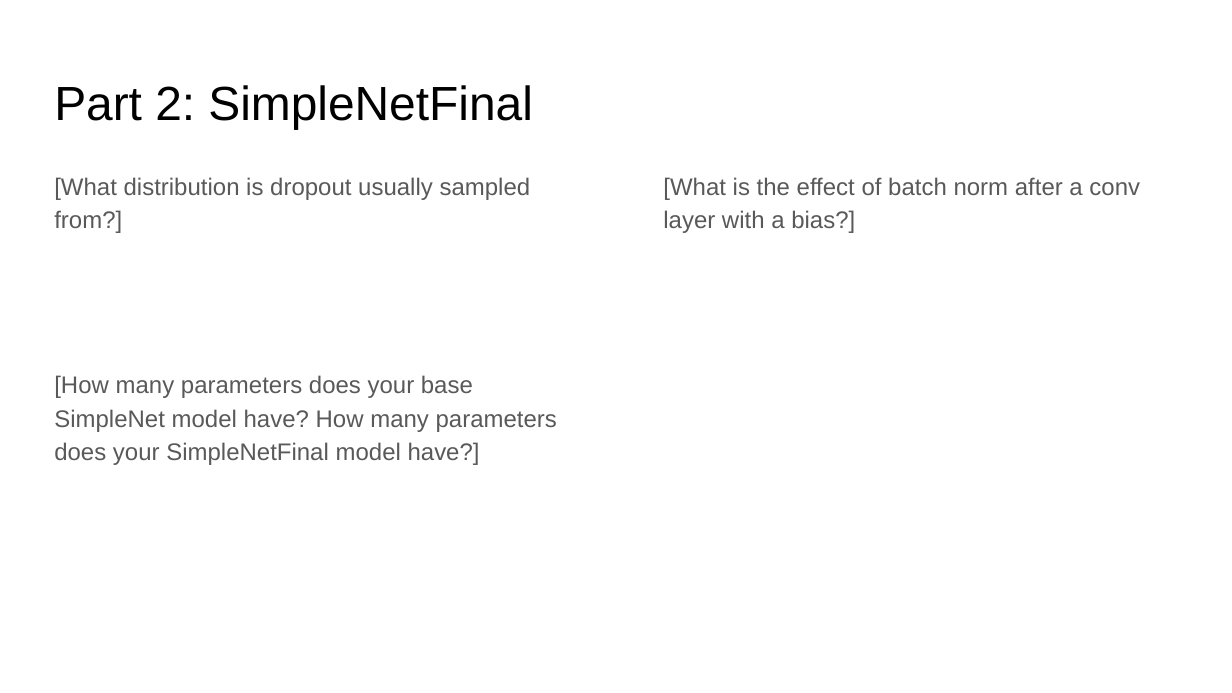
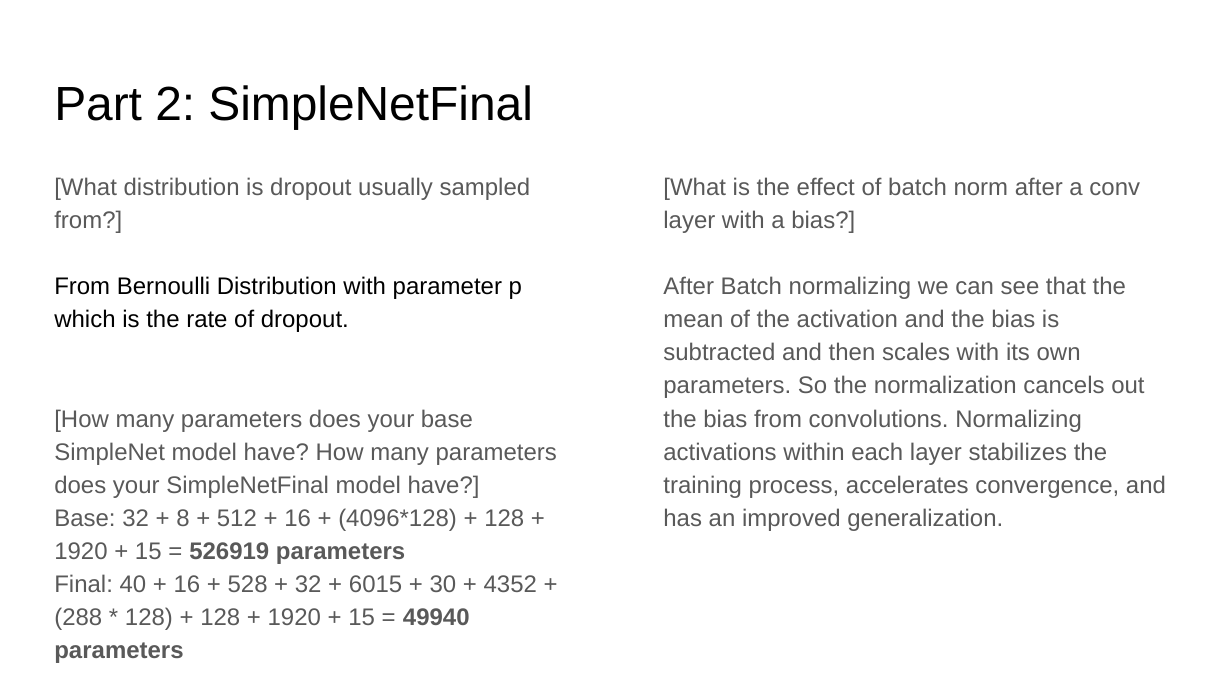
Before and after one commit to anirudh-arunkumar/ComputerVision, a slide deck: slide 6 of project-3-main/docs/proj3_report.pptx. Drawn at 1232x693 pixels with LibreOffice and Linux fonts; fonts in the diff are those of the drawing. Boxes give left, top, right and bottom in pixels: in the first picture for what was removed or moved away, otherwise in the second. Text is boxed around its words. In the diff, an @@ line names an element or a change of style, - is before the commit and + after.

```diff
--- a/project-3-main/docs/proj3_report.pptx
+++ b/project-3-main/docs/proj3_report.pptx
@@ text at box(54, 276, 522, 332): paragraph added @@
+From Bernoulli Distribution with parameter p which is the rate of dropout.
@@ text at box(663, 276, 1166, 531): paragraph added @@
+After Batch normalizing we can see that the mean of the activation and the bias is subtracted and then scales with its own parameters. So the normalization cancels out the bias from convolutions. Normalizing activations within each layer stabilizes the training process, accelerates convergence, and has an improved generalization.
@@ text at box(54, 508, 537, 630): paragraphs added @@
+Base: 32 + 8 + 512 + 16 + (4096*128) + 128 + 1920 + 15 = 526919 parameters
+Final: 40 + 16 + 528 + 32 + 6015 + 30 + 4352 + (288 * 128) + 128 + 1920 + 15 = 49940 parameters
```
Also in this commit, not shown: 12 other slides changed, 1 slide added, 1 slide removed, 14 other files.
